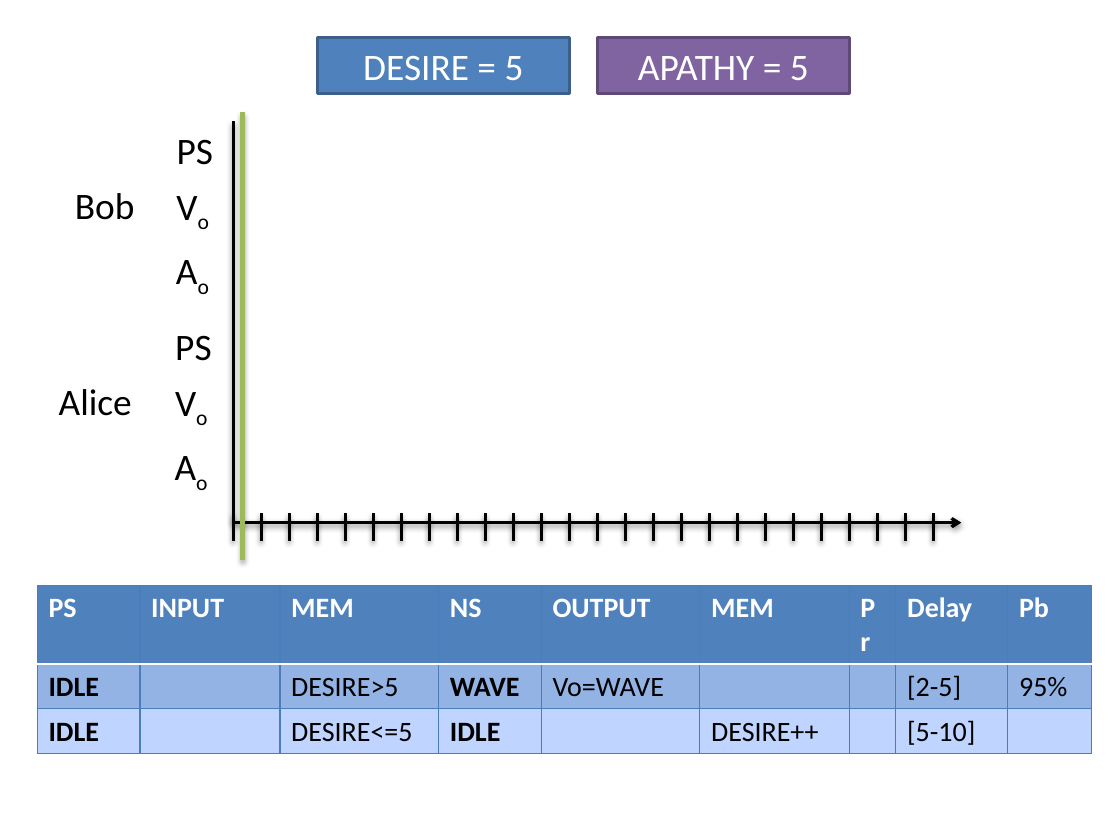
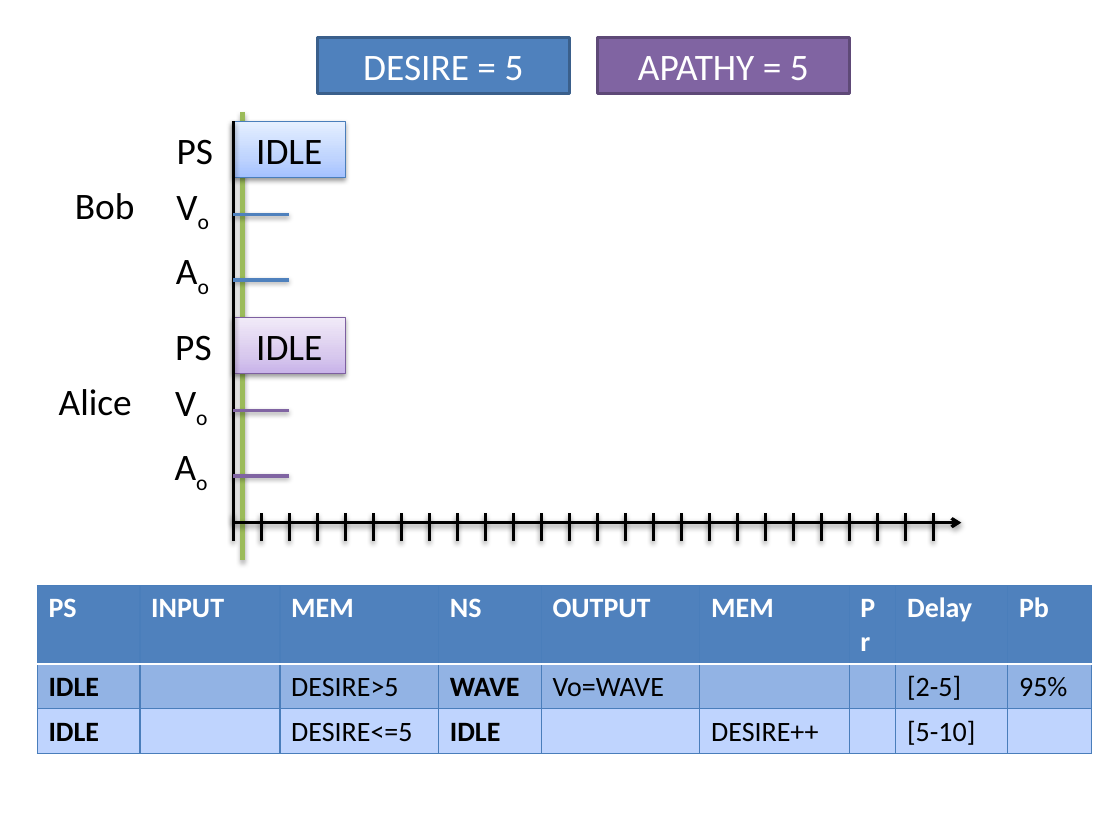
Before and after one commit to ericmercer/workload, a slide deck: slide 9 of publications_and_presentations/FVHMS-2014.pptx. Drawn at 1120x840 pixels with LibreOffice and Linux fonts; fonts in the diff are those of the drawing; background and template pictures are left out. Boxes give left, top, right and bottom in pixels: in the first picture for what was removed or moved away, otherwise in the second. Text is boxed around its words. In the diff, an @@ line names an element or a change of style, - is before the commit and + after.

```diff
--- a/publications_and_presentations/FVHMS-2014.pptx
+++ b/publications_and_presentations/FVHMS-2014.pptx
@@ rectangle added at (233, 122, 345, 178), fill gradient #A4C4FF to #BFD4FF to #E6EEFF, outline #4B7EBC 0.75 pt, 24 pt, text #000000 @@
+IDLE
@@ line added from (233, 215) to (289, 215), #4F81BD 2 pt @@
@@ line added from (233, 280) to (289, 280), #4F81BD 2 pt @@
@@ rectangle added at (233, 318, 345, 374), fill gradient #C9B5E8 to #D8CBEE to #F0EAF9, outline #7D60A0 0.75 pt, 24 pt, text #000000 @@
+IDLE
@@ line added from (233, 411) to (289, 411), #8064A2 2 pt @@
@@ line added from (233, 476) to (289, 476), #8064A2 2 pt @@
```
Also in this commit, not shown: 7 other slides changed, 4 slides added.
